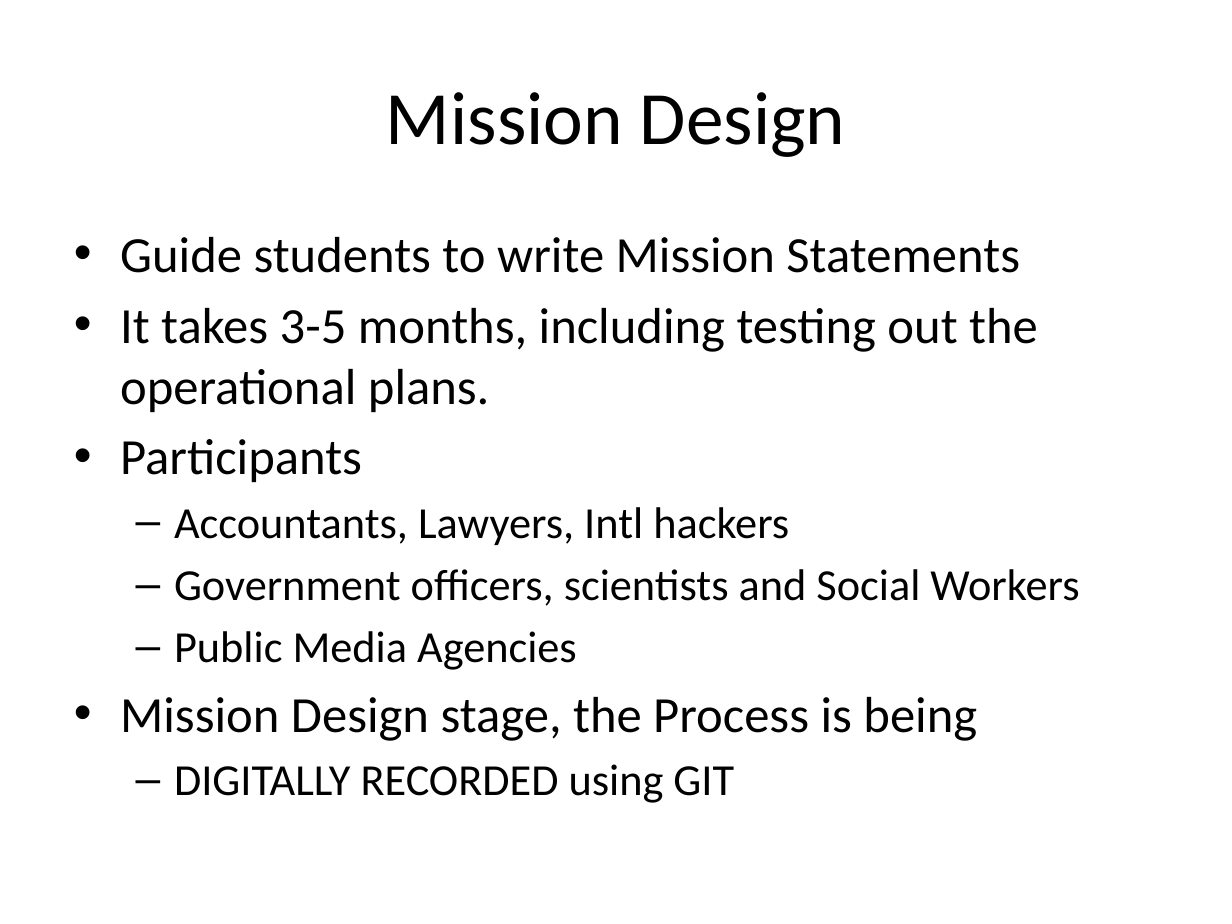
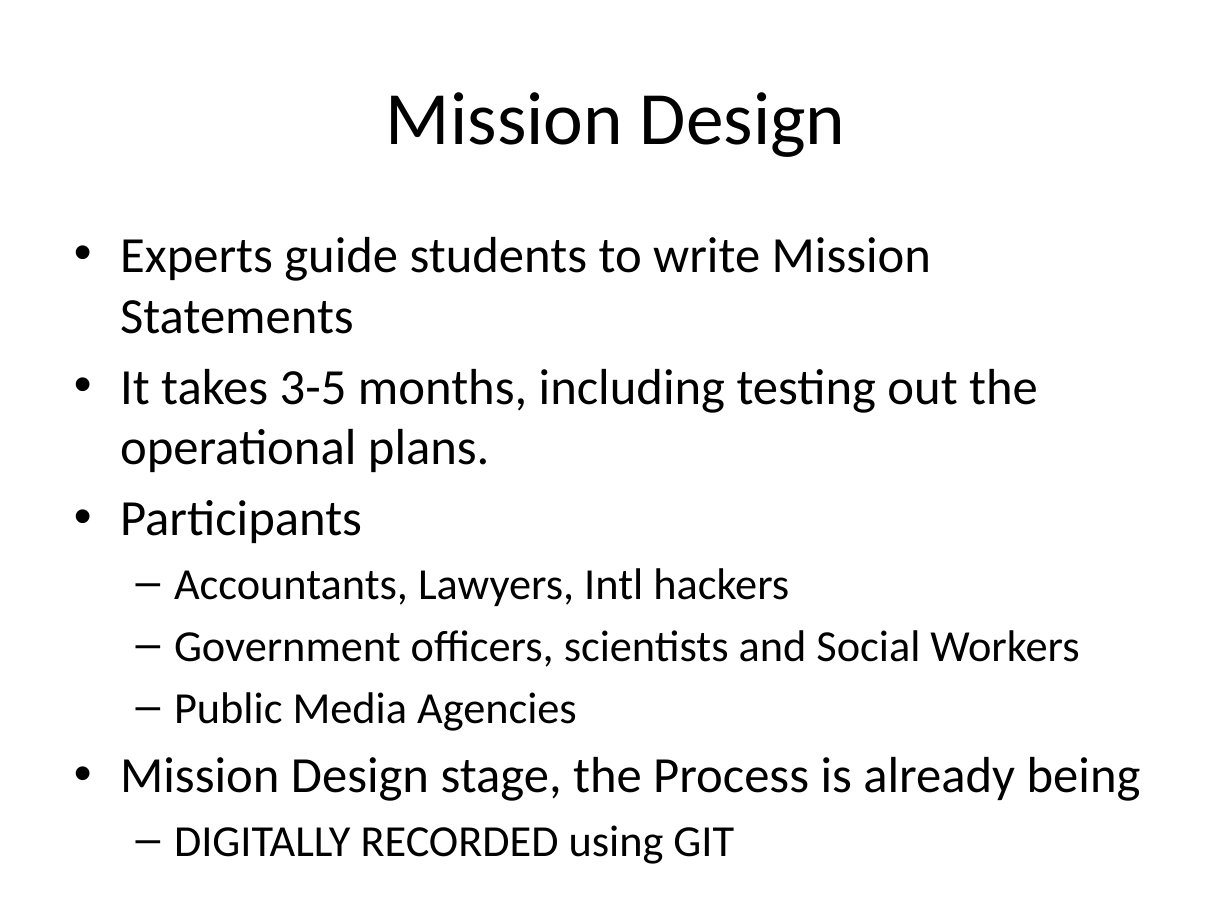
Before and after one commit to toyhouse/XLP_Theory, a slide deck: slide 6 of docs/QS_Start_XLP_Scripts.pptx (slide 5 before the commit). Drawn at 1232x924 pixels with LibreOffice and Linux fonts; fonts in the diff are those of the drawing. Boxes give left, top, right and bottom in pixels: in the first picture for what was removed or moved away, otherwise in the second. Text is boxed around its words. In the diff, an @@ line names an element or a change of style, - is before the commit and + after.

```diff
--- a/docs/QS_Start_XLP_Scripts.pptx
+++ b/docs/QS_Start_XLP_Scripts.pptx
@@ text at (x1=120, y1=237, x2=931, y2=334): text changed @@
-• Guide students to write Mission Statements
+• Experts guide students to write Mission Statements
@@ text at (x1=120, y1=757, x2=1141, y2=801): text changed @@
-• Mission Design stage, the Process is being
+• Mission Design stage, the Process is already being
```
Also in this commit, not shown: 5 other slides changed, 1 slide added, 2 other files.
